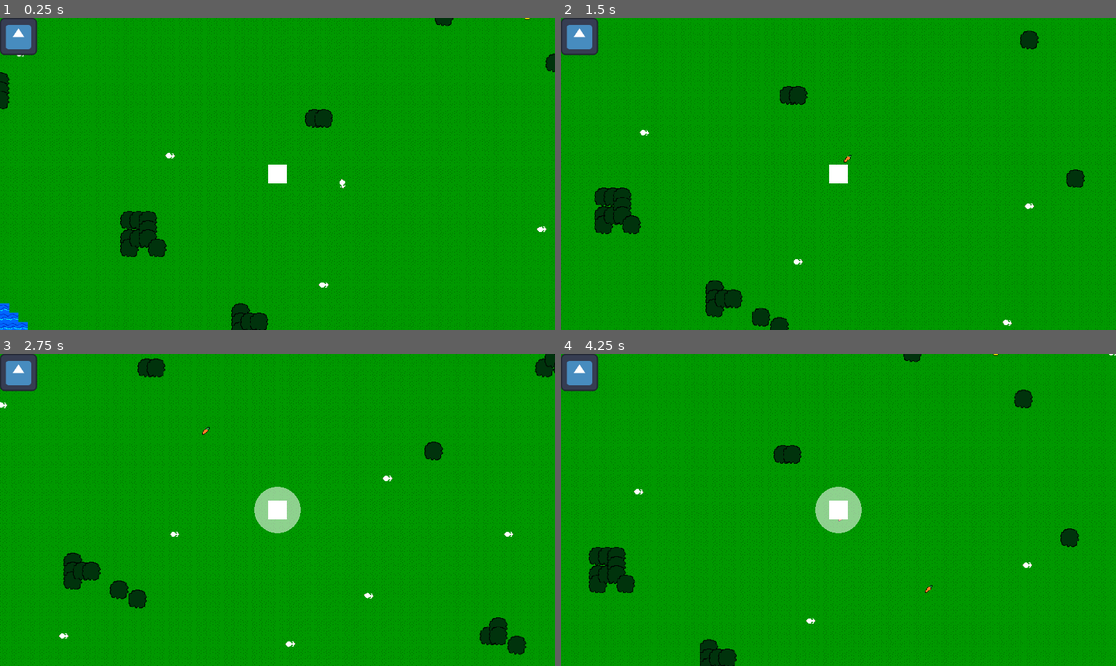
Above: before the commit, frames 1-4 (two rows, left to right).
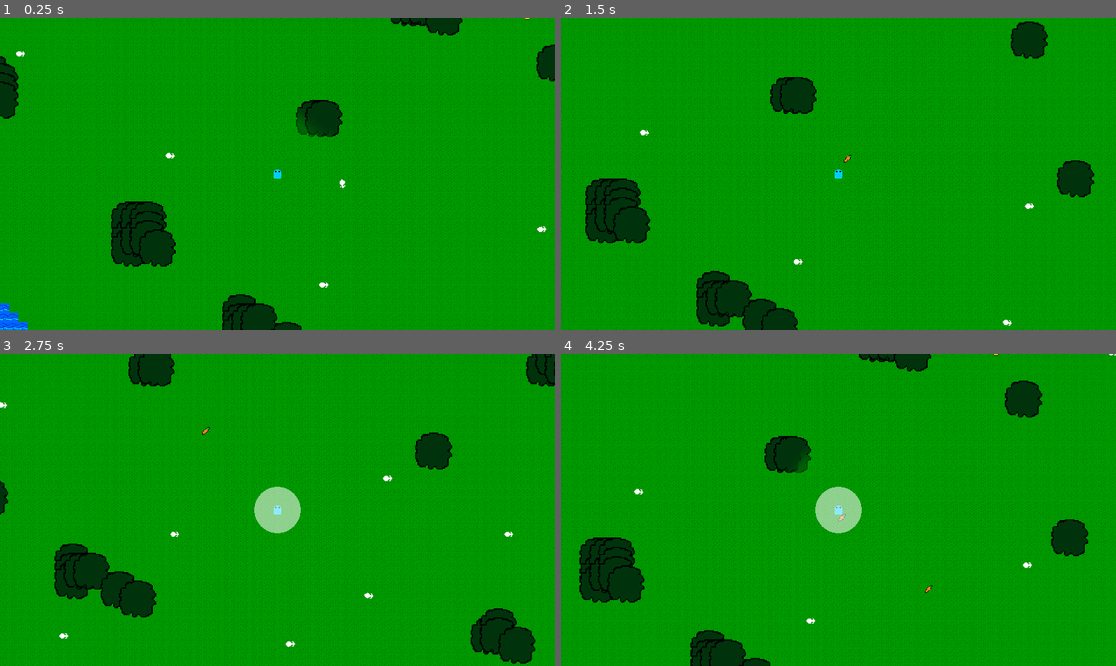
Above: after the commit, the same moments.

Repository: Kyhel/lost-in-pixels
Game: Godot game, scene res://scenes/game.tscn
Two runs of this game, one before a commit and one after it. Both use one fixed random seed, a clock stepped at 60 frames per second and the inputs below. The engine's default icon, where the game draws it, is replaced by a stand-in: a white triangle on a blue panel in a dark square.
Inputs:
- Up to frame 1 (0.25 s): no input
- Up to frame 2 (1.5 s): hold Right (ui_right) 0.53-1.28 s; hold F (attack) 0.53-1.28 s; hold Down (ui_down) from 1.28 s (still down); tap Q (spawn_carrot) at 1.35 s
- Up to frame 3 (2.75 s): release Down (ui_down) at 2.03 s; hold Right (ui_right) from 2.03 s (still down); hold F (attack) from 2.03 s (still down)
- Up to frame 4 (4.25 s): release Right (ui_right) at 2.78 s; release F (attack) at 2.78 s; hold Up (ui_up) 2.78-3.53 s; tap Q (spawn_carrot) at 2.85 s; hold Left (ui_left) from 3.53 s (still down); hold F (attack) from 3.53 s (still down)

The runs differ from the first frame. In frame 1, 4.7% of the frame differs, in the area x 0-100%, y 0-100%; in frame 2, 5.5%, in the area x 0-97%, y 0-100%; in frame 3, 5.3%; in frame 4, 5.1%.

Commit message:
Nice fading transparency

Diff:
--- a/project.godot
+++ b/project.godot
@@ -75,6 +75,8 @@
 
 [layer_names]
 
+2d_render/layer_1="Main"
+2d_render/layer_2="Occlusion"
 2d_physics/layer_1="Player"
 2d_physics/layer_2="Terrain"
 2d_physics/layer_3="Enemies"
--- a/scenes/game.gd
+++ b/scenes/game.gd
@@ -1,11 +1,10 @@
 extends Node2D
 
+const OCCLUSION_LAYER = 2
 
 # Called when the node enters the scene tree for the first time.
 func _ready() -> void:
 	print("Game started")
-
-
-# Called every frame. 'delta' is the elapsed time since the previous frame.
-func _process(delta: float) -> void:
-	pass
+	# var root_viewport = get_tree().root.get_viewport()
+	# Example: Exclude objects on layer 2 (occlusion layer)
+	# root_viewport.canvas_cull_mask = root_viewport.canvas_cull_mask & ~OCCLUSION_LAYER
--- a/scenes/game.tscn
+++ b/scenes/game.tscn
@@ -8,9 +8,10 @@
 [ext_resource type="Texture2D" uid="uid://dtf5cww62bsgu" path="res://assets/Player.PNG" id="4_iywne"]
 [ext_resource type="Script" uid="uid://bdvwgquo0u5is" path="res://systems/system_manager.gd" id="4_p57ef"]
 [ext_resource type="Resource" uid="uid://btixqbnannlan" path="res://data/weapons/basic_sword.tres" id="6_0tnpc"]
+[ext_resource type="Shader" uid="uid://c8ctknmakcmwm" path="res://scenes/player_mask.gdshader" id="9_kvpfn"]
 [ext_resource type="Script" uid="uid://cxhr115mkusyh" path="res://scenes/mask_root.gd" id="9_vtaks"]
-[ext_resource type="Texture2D" uid="uid://bm8xu4yr3kcrx" path="res://assets/PlayerMaskCircle.png" id="10_kvpfn"]
-[ext_resource type="Texture2D" uid="uid://0s6uy1xislae" path="res://icon.svg" id="11_kvpfn"]
+[ext_resource type="Texture2D" uid="uid://3mncudya254l" path="res://assets/PlayerTransparencyMask.png" id="10_dinhu"]
+[ext_resource type="Script" uid="uid://d0328u5hju28x" path="res://scenes/mask_camera.gd" id="11_kvpfn"]
 
 [sub_resource type="ShaderMaterial" id="ShaderMaterial_gee14"]
 shader = ExtResource("3_u5sy4")
@@ -24,7 +25,12 @@
 [sub_resource type="CircleShape2D" id="CircleShape2D_attack"]
 radius = 20.0
 
-[sub_resource type="ViewportTexture" id="ViewportTexture_0tnpc"]
+[sub_resource type="ShaderMaterial" id="ShaderMaterial_dinhu"]
+shader = ExtResource("9_kvpfn")
+shader_parameter/fade_start = 0.7
+shader_parameter/fade_end = 1.0
+
+[sub_resource type="ViewportTexture" id="ViewportTexture_vtaks"]
 viewport_path = NodePath("AlphaMaskViewport")
 
 [node name="Game" type="Node2D" unique_id=839376987]
@@ -86,20 +92,23 @@
 size = Vector2i(1920, 1080)
 render_target_update_mode = 4
 
-[node name="MaskRoot" type="Node2D" parent="AlphaMaskViewport" unique_id=24532385 node_paths=PackedStringArray("player_node")]
+[node name="MaskWorld" type="Node2D" parent="AlphaMaskViewport" unique_id=1339888612]
+
+[node name="PlayerAlphaMask" type="Sprite2D" parent="AlphaMaskViewport/MaskWorld" unique_id=1737492742 node_paths=PackedStringArray("player_node")]
+light_mask = 0
+visibility_layer = 2
+material = SubResource("ShaderMaterial_dinhu")
+texture = ExtResource("10_dinhu")
 script = ExtResource("9_vtaks")
-player_node = NodePath("../../Entities/Player")
+player_node = NodePath("../../../Entities/Player")
 
-[node name="Sprite2D" type="Sprite2D" parent="AlphaMaskViewport/MaskRoot" unique_id=1737492742]
-scale = Vector2(4, 4)
-texture = ExtResource("10_kvpfn")
+[node name="MaskCamera" type="Camera2D" parent="AlphaMaskViewport" unique_id=817452987 node_paths=PackedStringArray("main_camera")]
+script = ExtResource("11_kvpfn")
+main_camera = NodePath("../../Entities/Player/Camera")
 
-[node name="CanvasLayer" type="CanvasLayer" parent="." unique_id=1780104474]
+[node name="DebugLayer" type="CanvasLayer" parent="." unique_id=132201771]
+visible = false
 
-[node name="ViewportDisplayDebug" type="Sprite2D" parent="CanvasLayer" unique_id=469597396]
-texture = SubResource("ViewportTexture_0tnpc")
+[node name="DebugAlphaTexture" type="Sprite2D" parent="DebugLayer" unique_id=668197287]
+texture = SubResource("ViewportTexture_vtaks")
 centered = false
-
-[node name="Sprite2D" type="Sprite2D" parent="CanvasLayer" unique_id=2064322839]
-texture = ExtResource("11_kvpfn")
-centered = false
--- /dev/null
+++ b/scenes/mask_camera.gd
@@ -0,0 +1,11 @@
+extends Camera2D
+
+@export var main_camera: Camera2D
+
+func _process(_delta: float) -> void:
+	if main_camera == null:
+		return
+
+	global_position = main_camera.global_position
+	zoom = main_camera.zoom
+	rotation = main_camera.rotation
--- a/scenes/mask_root.gd
+++ b/scenes/mask_root.gd
@@ -4,4 +4,4 @@
 
 func _process(_delta: float) -> void:
 	if player_node != null:
-		position = player_node.get_viewport_transform() * player_node.global_position
+		position = player_node.global_position
--- /dev/null
+++ b/scenes/player_mask.gdshader
@@ -0,0 +1,19 @@
+shader_type canvas_item;
+
+// 0..1: distance from center where fade starts
+uniform float fade_start : hint_range(0.0,1.0) = 0.7;
+
+// 0..1: distance from center to edge where mask is fully black
+uniform float fade_end : hint_range(0.0,1.0) = 1;
+
+void fragment() {
+	vec2 center = vec2(0.5, 0.5);
+
+	// distance from center
+	float dist = distance(UV, center) / 0.5;
+
+	// compute fade
+	float alpha = 1.0 - smoothstep(fade_start, fade_end, dist);
+
+	COLOR = vec4(vec3(alpha), 1.0);
+}
--- a/world/nature/tree_1.tscn
+++ b/world/nature/tree_1.tscn
@@ -19,6 +19,7 @@
 [node name="Foliage" type="Sprite2D" parent="." unique_id=1153816047]
 z_index = 2
 material = SubResource("ShaderMaterial_7hbmc")
+scale = Vector2(2, 2)
 texture = ExtResource("2_dfk1a")
 
 [node name="TrunkBody" type="StaticBody2D" parent="." unique_id=1956997032]
Binary file added: assets/PlayerTransparencyMask.png
Not shown, added: assets/PlayerTransparencyMask.png.import
Not shown, added: scenes/mask_camera.gd.uid
Not shown, added: scenes/player_mask.gdshader.uid
